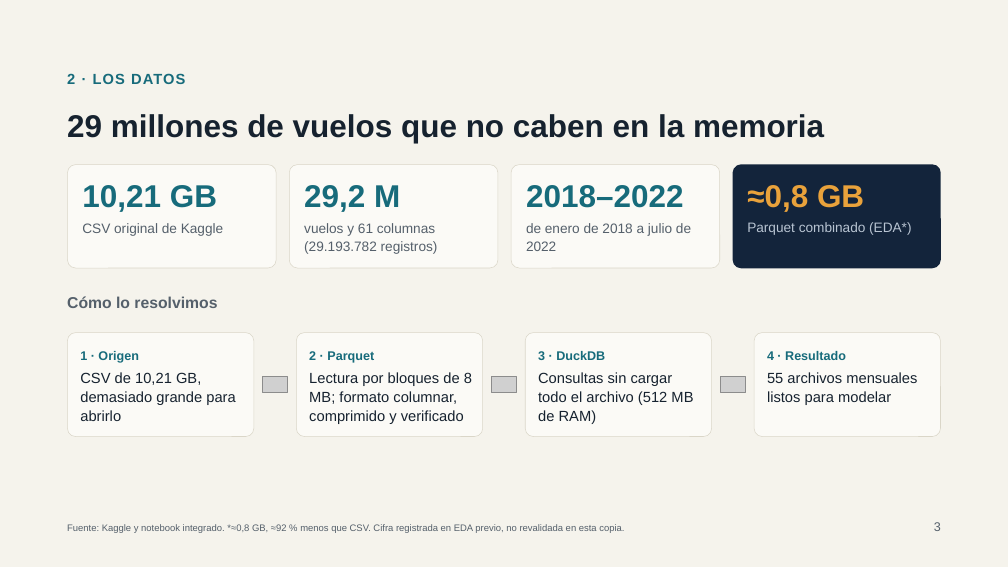
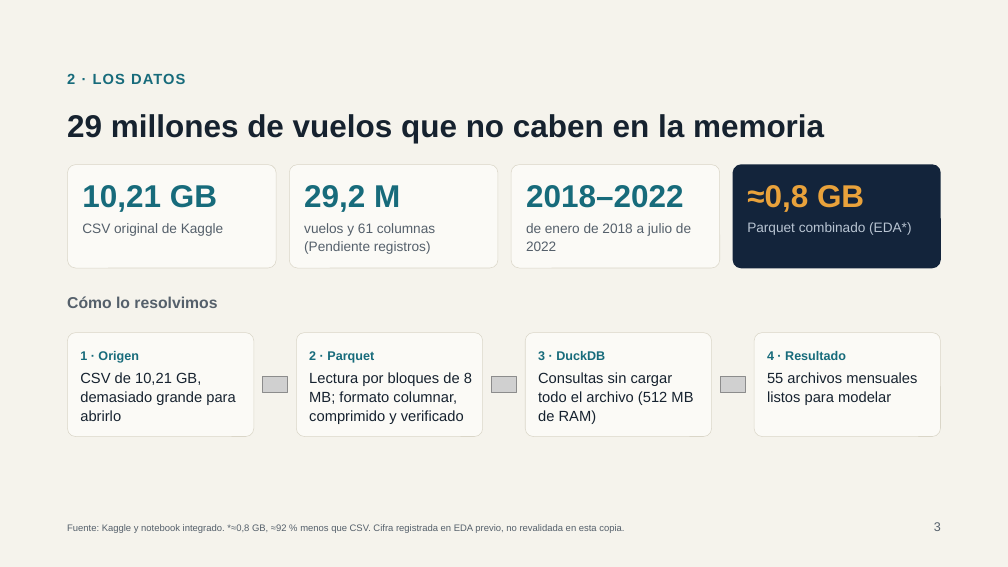
Before and after one commit to aarias93/Project_Flight_Status_Prediction, a slide deck: slide 3 of 0. Priorización de vuelos con riesgo de retraso.pptx. Drawn at 1008x567 pixels with LibreOffice and Linux fonts; fonts in the diff are those of the drawing; grey boxes stand for pictures. Boxes give left, top, right and bottom in pixels: in the first picture for what was removed or moved away, otherwise in the second. Text is boxed around its words. In the diff, an @@ line names an element or a change of style, - is before the commit and + after.

```diff
--- a/0. Priorización de vuelos con riesgo de retraso.pptx
+++ b/0. Priorización de vuelos con riesgo de retraso.pptx
@@ text at [304,223,435,254]: text changed @@
-vuelos y 61 columnas (29.193.782 registros)
+vuelos y 61 columnas (Pendiente registros)
```
Also in this commit, not shown: 2 other slides changed, 31 other files.
